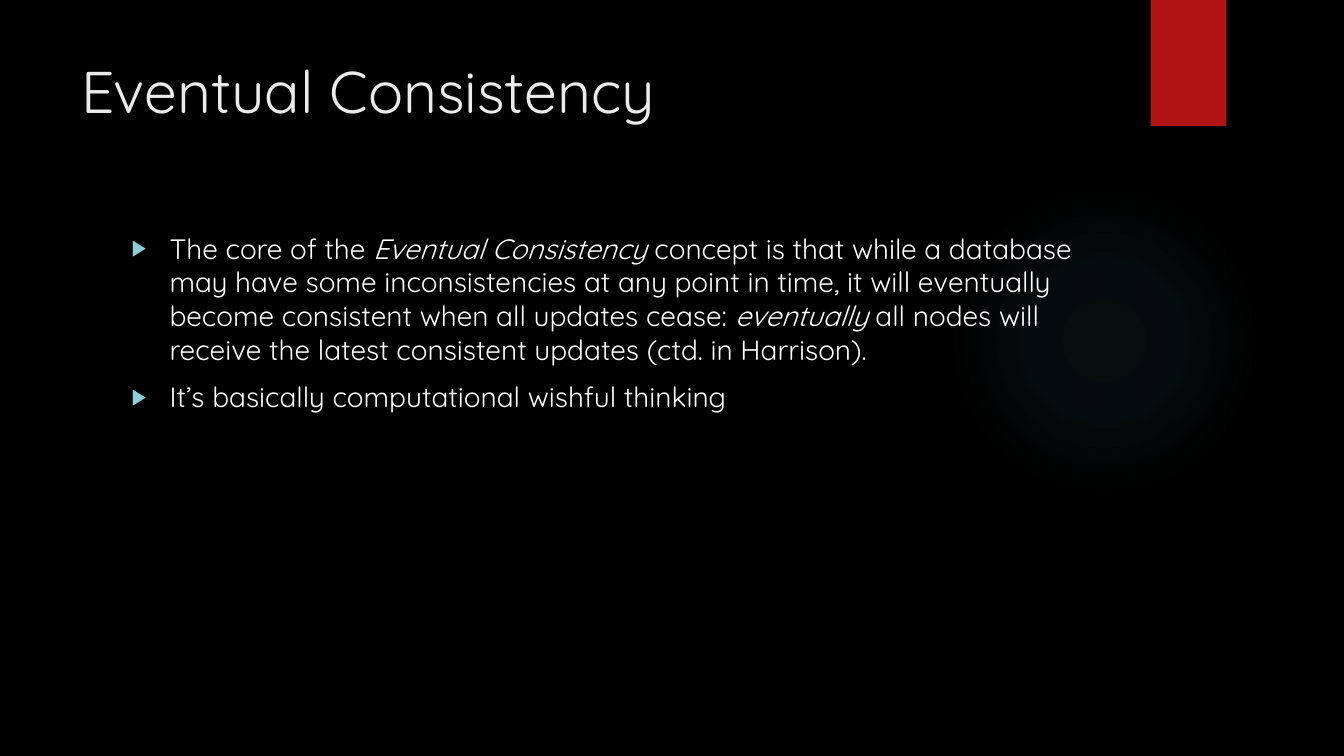
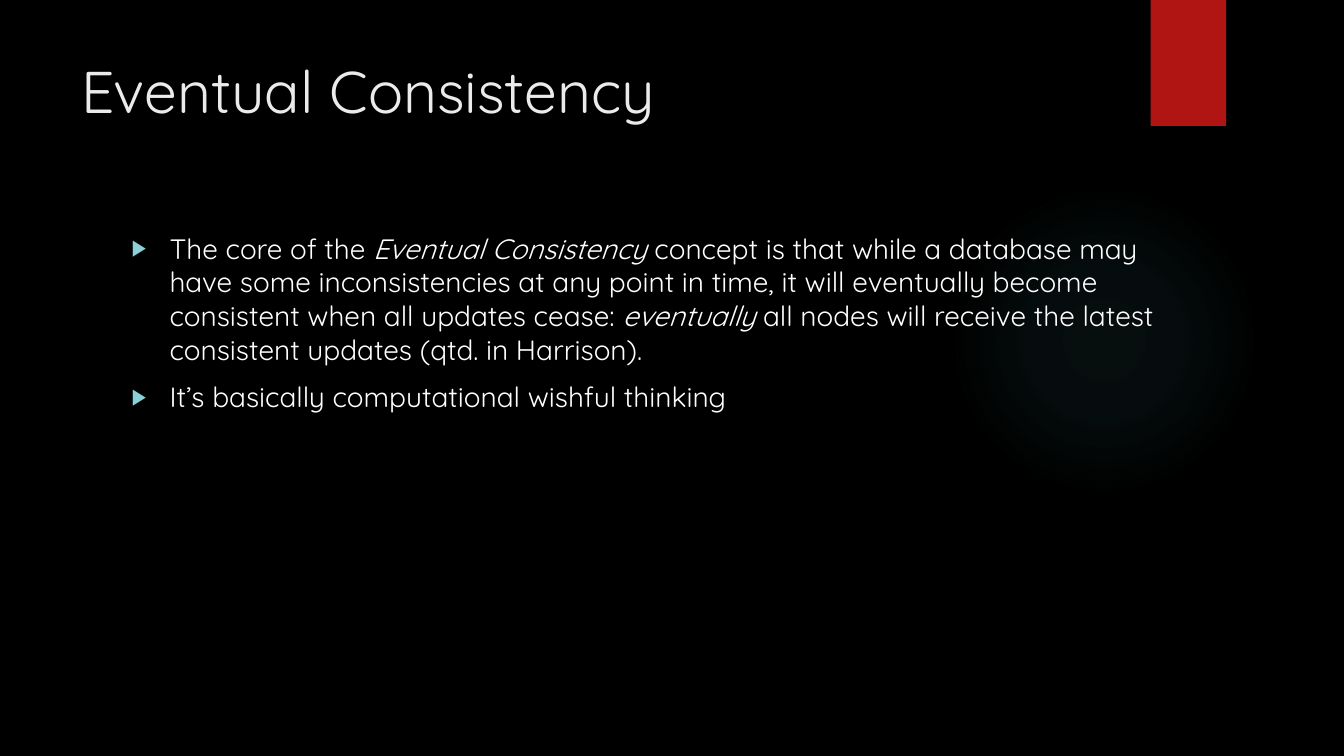
Before and after one commit to MaxWOU/cs364pptx, a slide deck: slide 3 of group6slidshow.pptx. Drawn at 1344x756 pixels with LibreOffice and Linux fonts; fonts in the diff are those of the drawing; background and template pictures are left out. Boxes give left, top, right and bottom in pixels: in the first picture for what was removed or moved away, otherwise in the second. Text is boxed around its words. In the diff, an @@ line names an element or a change of style, - is before the commit and + after.

```diff
--- a/group6slidshow.pptx
+++ b/group6slidshow.pptx
@@ text at (170,238,1154,366): text changed @@
-▶ The core of the Eventual Consistency concept is that while a database may have some inconsistencies at any point in time, it will eventually become consistent when all updates cease: eventually all nodes will receive the latest consistent updates (ctd. in Harrison).
+▶ The core of the Eventual Consistency concept is that while a database may have some inconsistencies at any point in time, it will eventually become consistent when all updates cease: eventually all nodes will receive the latest consistent updates (qtd. in Harrison).
```
